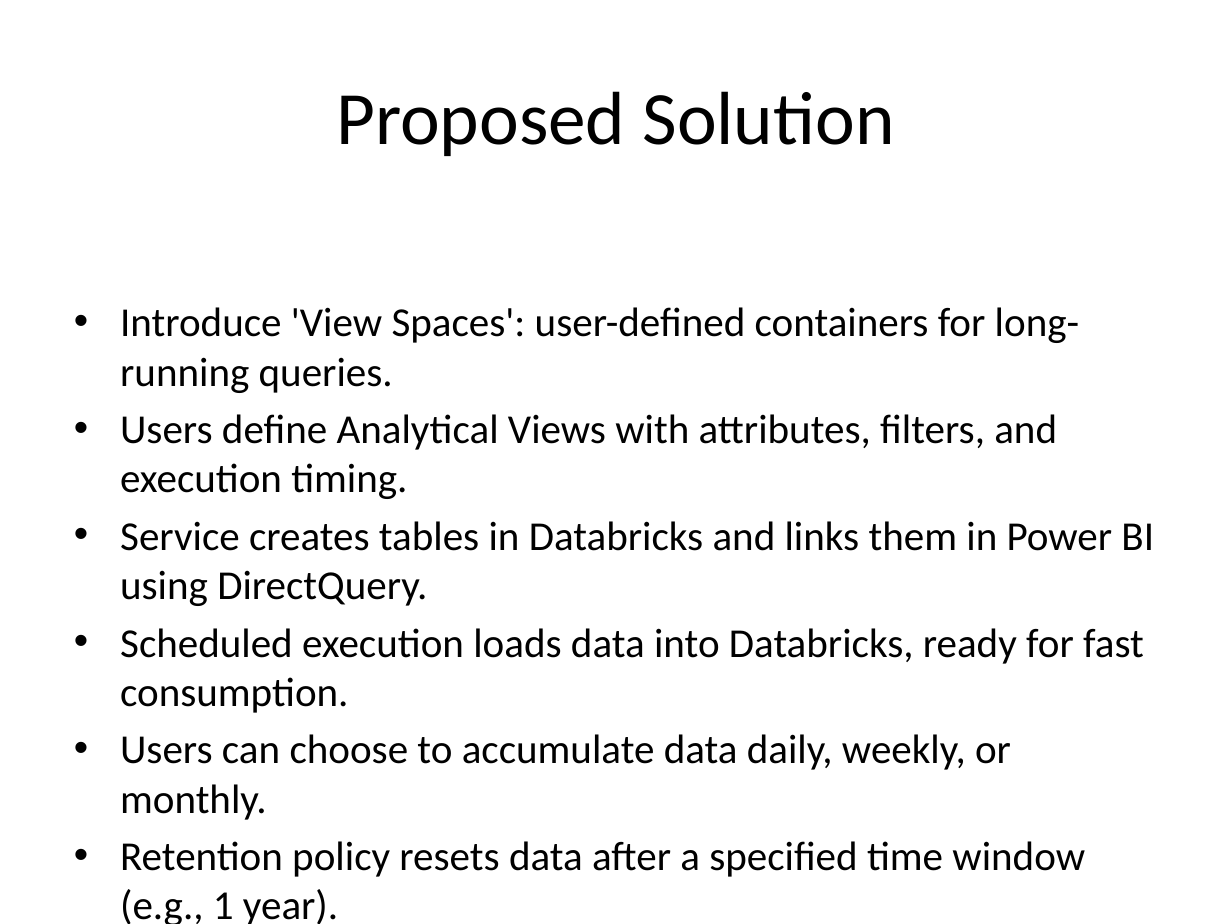
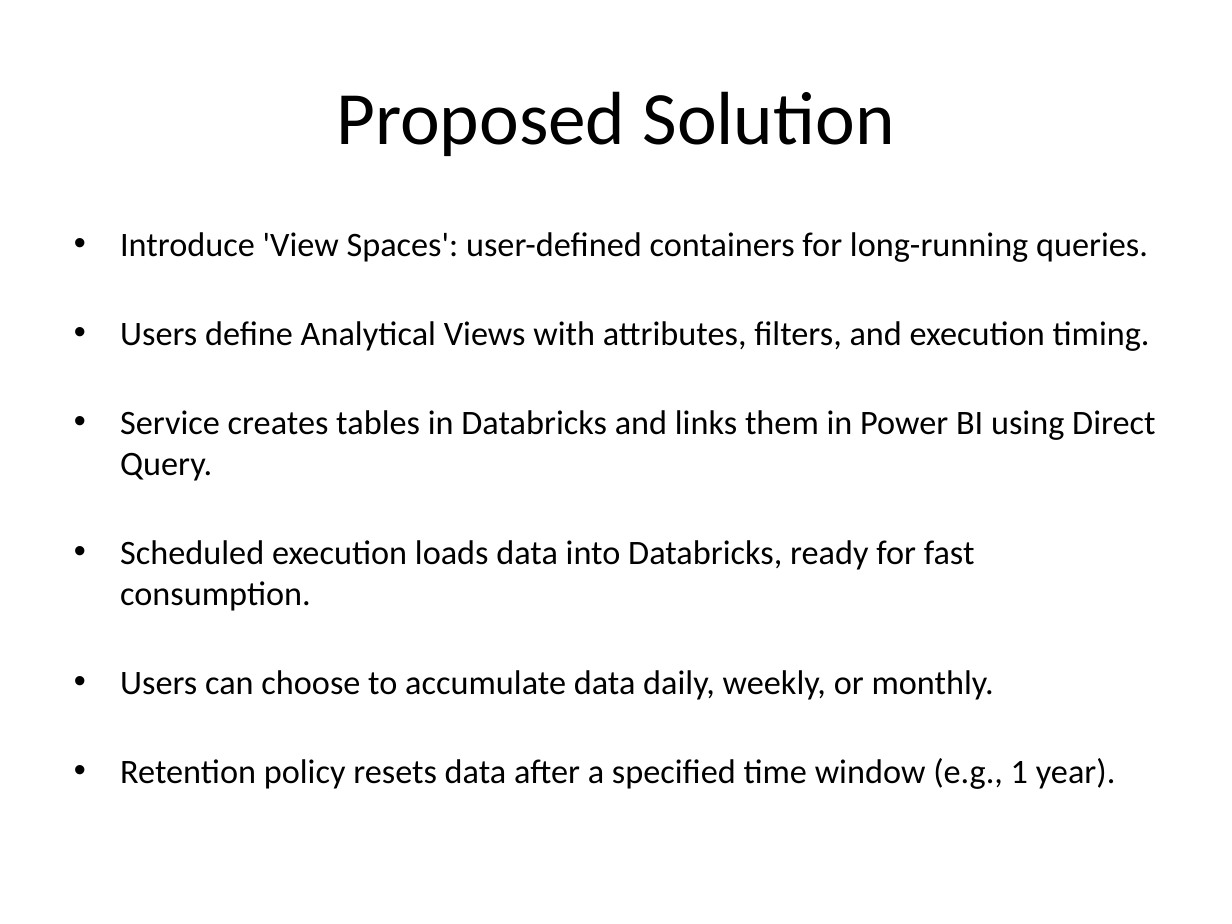
Before and after one commit to improdom/utilities, a slide deck: slide 3 of ViewSpaces_Concept_Updated_Presentation_Reordered.pptx. Drawn at 1232x924 pixels with LibreOffice and Linux fonts; fonts in the diff are those of the drawing. Boxes give left, top, right and bottom in pixels: in the first picture for what was removed or moved away, otherwise in the second. Text is boxed around its words. In the diff, an @@ line names an element or a change of style, - is before the commit and + after.

```diff
--- a/ViewSpaces_Concept_Updated_Presentation_Reordered.pptx
+++ b/ViewSpaces_Concept_Updated_Presentation_Reordered.pptx
@@ text at (120,232,1150,789): size 24 to 20 pt in "Introduce 'View Spaces': user-defined containers for long-ru ...", "Users define Analytical Views with attributes, filters, ...", "Scheduled execution loads data into Databricks, ready ...", "Users can choose to accumulate data daily, ..." and 1 more places @@
@@ text at (120,410,1155,481): text changed; size 24 to 20 pt @@
-• Service creates tables in Databricks and links them in Power BI using DirectQuery.
+• Service creates tables in Databricks and links them in Power BI using Direct Query.
```
Also in this commit, not shown: 4 other slides changed.
